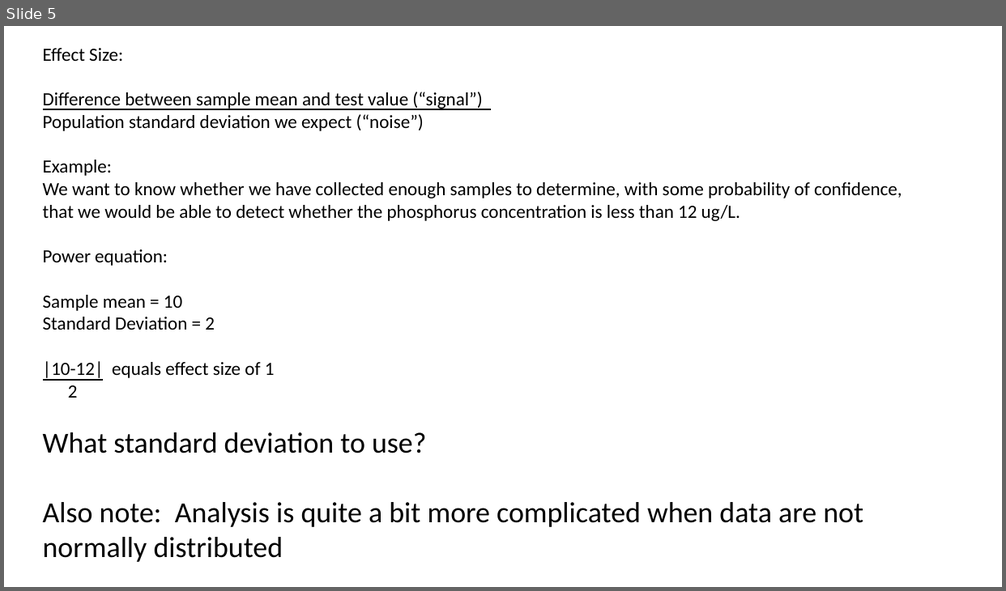
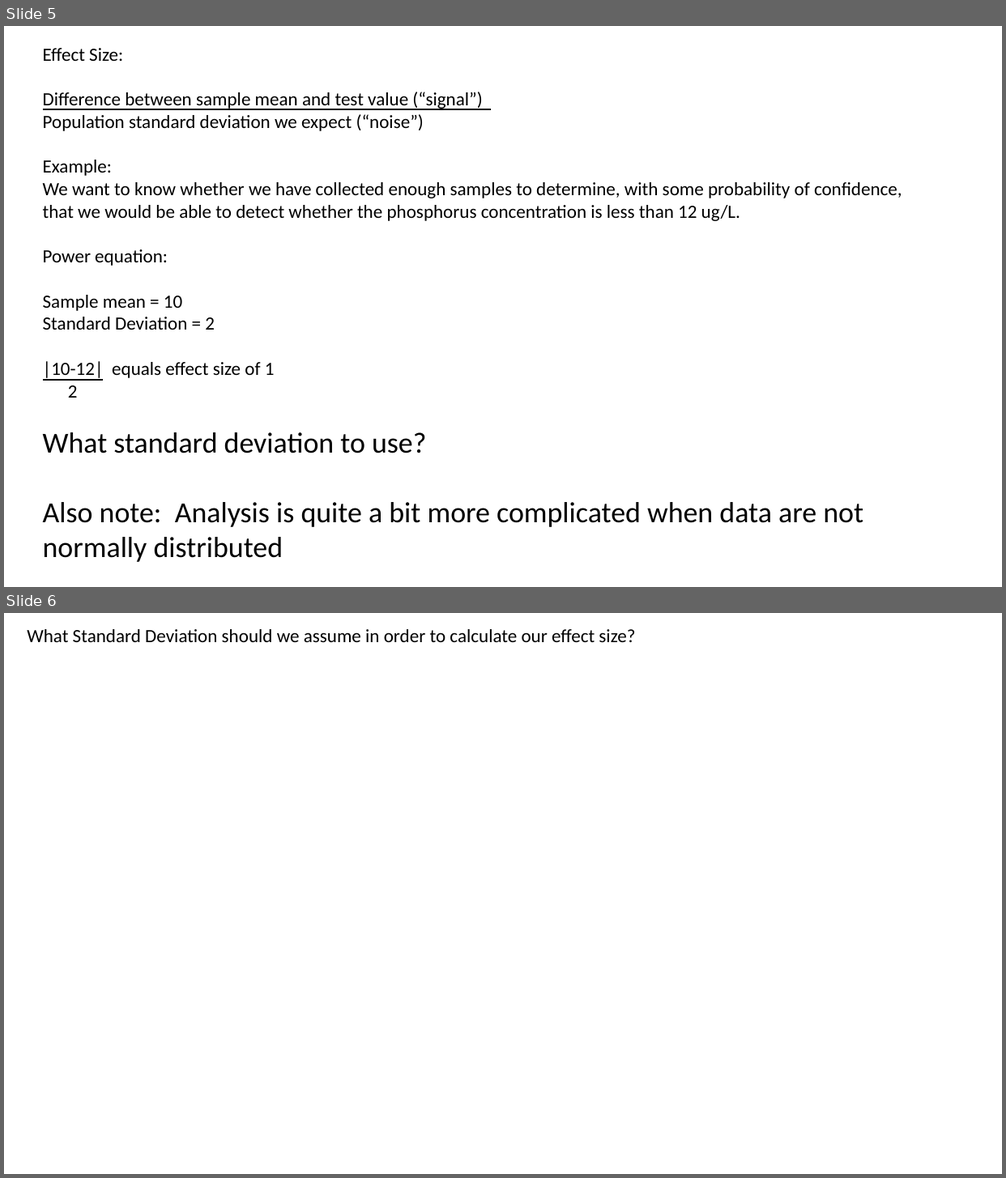
Before and after one commit to lesliejmatthews/PowerAnalysis, a slide deck: OLD/PowerPresentation_2021-10-12.pptx. Shown one above the other, each under a label of ours: slide 5 before the commit, slides 5 and 6 after it. The pictures are 1006x591 and 1006x1178 pixels, drawn with LibreOffice and Linux fonts; fonts in the diff are those of the drawing. Boxes give left, top, right and bottom in pixels: in the first picture for what was removed or moved away, otherwise in the second. Text is boxed around its words. In the diff, an @@ line names an element or a change of style, - is before the commit and + after.

```diff
--- a/OLD/PowerPresentation_2021-10-12.pptx
+++ b/OLD/PowerPresentation_2021-10-12.pptx
@@ slide 6 added at box(4, 613, 1002, 1174), background #FFFFFF @@
@@ text added at box(27, 629, 635, 642), 18 pt, text #000000 @@
+What Standard Deviation should we assume in order to calculate our effect size?
```
Also in this commit, not shown: 1 slide changed, 5 other files.
